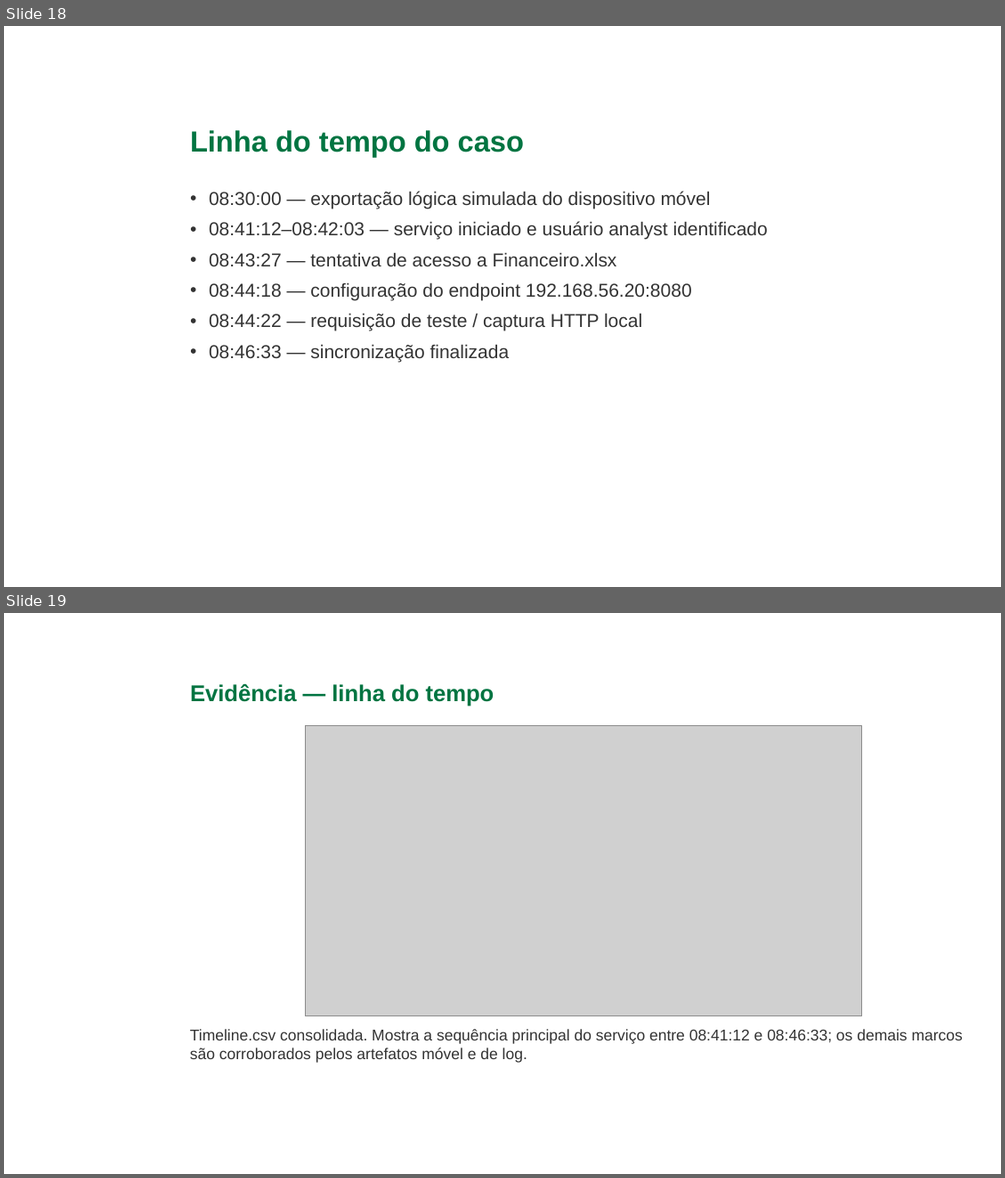
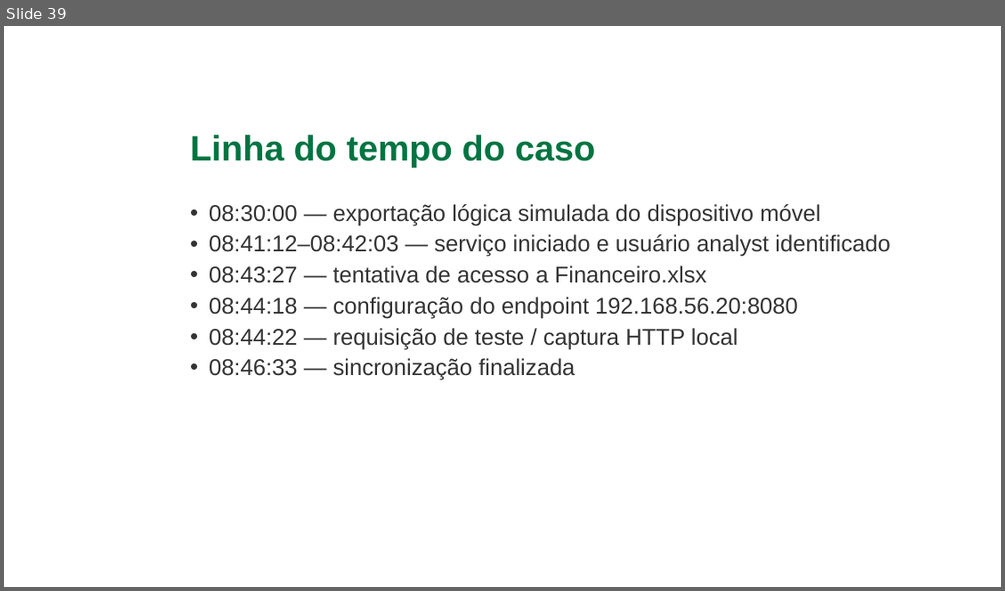
Before and after one commit to gabriellucasalves/Nexus-interprise, a slide deck: docs/caso-techcorp/Nexus_Apresentacao_Caso_TechCorp_Ajustada_Final.pptx. Shown one above the other, each under a label of ours: slides 18 and 19 before the commit, slide 39 after it. The pictures are 1005x1178 and 1005x591 pixels, drawn with LibreOffice and Linux fonts; fonts in the diff are those of the drawing; grey boxes stand for pictures; background and template pictures are left out. Boxes give left, top, right and bottom in pixels: in the first picture for what was removed or moved away, otherwise in the second. Text is boxed around its words. In the diff, an @@ line names an element or a change of style, - is before the commit and + after.

```diff
--- a/docs/caso-techcorp/Nexus_Apresentacao_Caso_TechCorp_Ajustada_Final.pptx
+++ b/docs/caso-techcorp/Nexus_Apresentacao_Caso_TechCorp_Ajustada_Final.pptx
@@ slide 19 removed at [4,613,1001,1174], background picture (left out) @@
@@ title removed at [190,684,494,706] @@
-Evidência — linha do tempo
@@ picture removed at [306,726,862,1016] @@
@@ text removed at [190,1029,963,1062] @@
-Timeline.csv consolidada. Mostra a sequência principal do serviço entre 08:41:12 e 08:46:33; os demais marcos são corroborados pelos artefatos móvel e de log.
@@ what was slide 18 is now slide 39 @@
@@ slide 39 changed as well @@
@@ title "Linha do tempo do caso" at [190,135,595,167]: size 28 to 34 pt; more space between paragraphs @@
@@ text "08:30:00 — exportação lógica simulada ...": place and size @@
-text "08:30:00 — exportação lógica simulada ..." at [209,191,768,362]
+text "08:30:00 — exportação lógica simulada ..." at [209,204,890,380]
@@ text "08:30:00 — exportação lógica simulada ..." at [209,204,890,380]: size 18 to 22 pt; less space between paragraphs @@
```
Also in this commit, not shown: 27 other slides changed, 13 slides added, 1 other slide removed, 1 other file.
